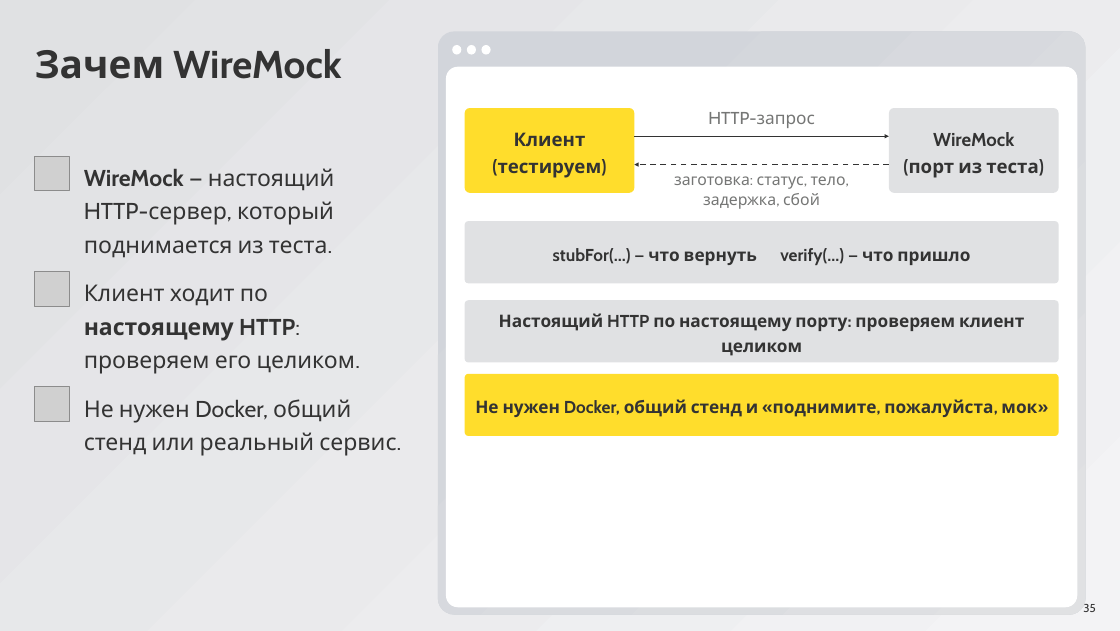
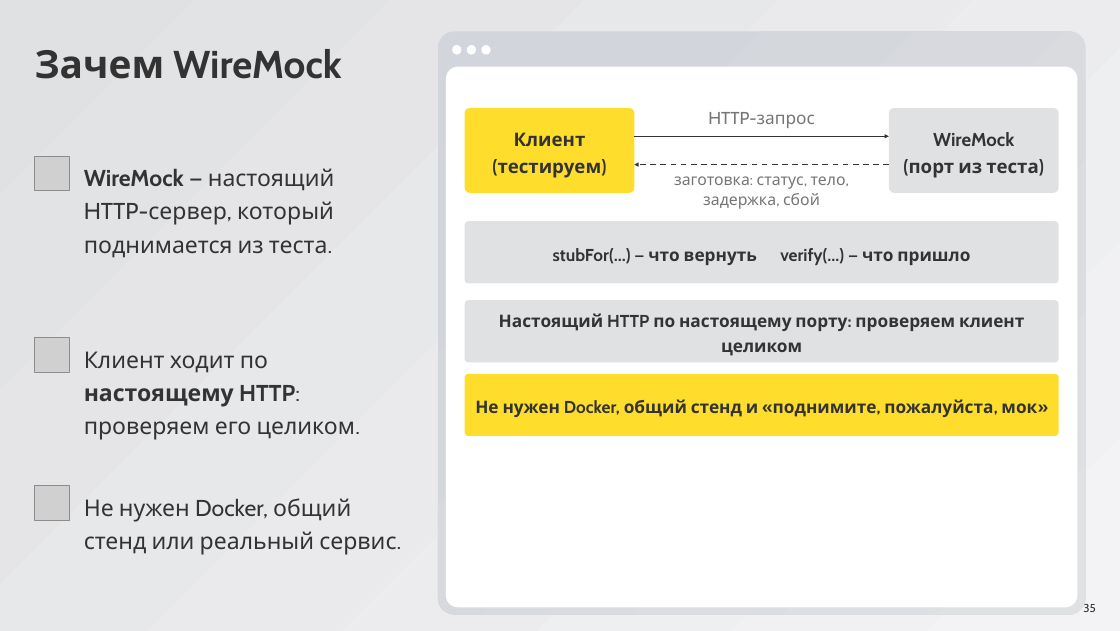
Before and after one commit to ArthurAipov/market-pulse-innopolis, a slide deck: slide 35 of advanced/docs/seminar8/Семинар 8.pptx. Drawn at 1120x631 pixels with LibreOffice and Linux fonts; fonts in the diff are those of the drawing; grey boxes stand for pictures. Boxes give left, top, right and bottom in pixels: in the first picture for what was removed or moved away, otherwise in the second. Text is boxed around its words. In the diff, an @@ line names an element or a change of style, - is before the commit and + after.

```diff
--- a/advanced/docs/seminar8/Семинар 8.pptx
+++ b/advanced/docs/seminar8/Семинар 8.pptx
@@ picture moved from (x1=35, y1=272, x2=69, y2=306) to (x1=35, y1=338, x2=69, y2=372) @@
@@ text "Клиент ходит по настоящему HTTP: ..." moved from (x1=84, y1=284, x2=355, y2=374) to (x1=84, y1=351, x2=355, y2=440) @@
@@ picture moved from (x1=35, y1=386, x2=69, y2=421) to (x1=35, y1=486, x2=69, y2=520) @@
@@ text "Не нужен Docker, общий стенд ..." moved from (x1=84, y1=399, x2=396, y2=456) to (x1=84, y1=498, x2=396, y2=555) @@
```
Also in this commit, not shown: 30 other slides changed.
